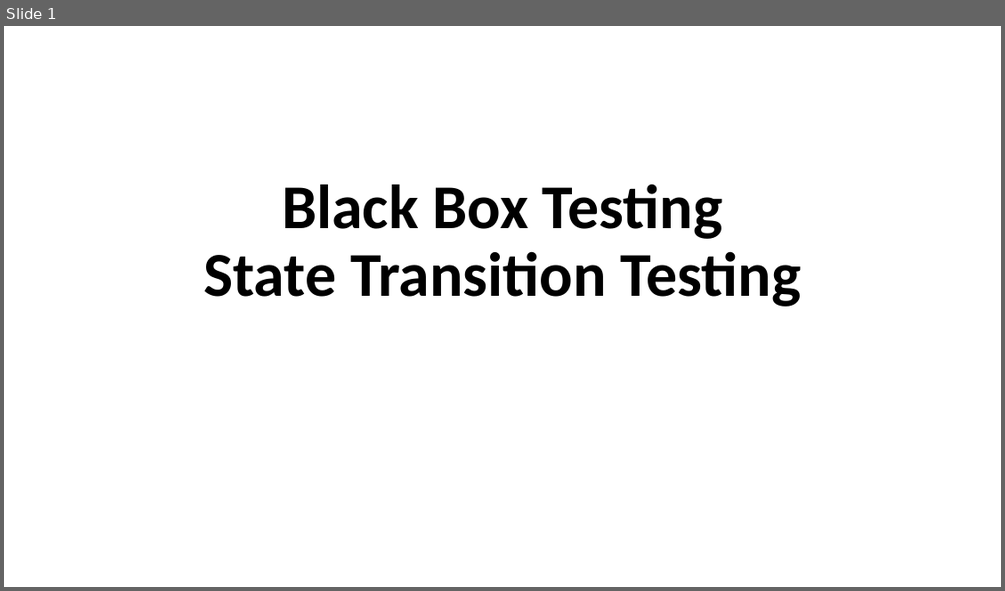
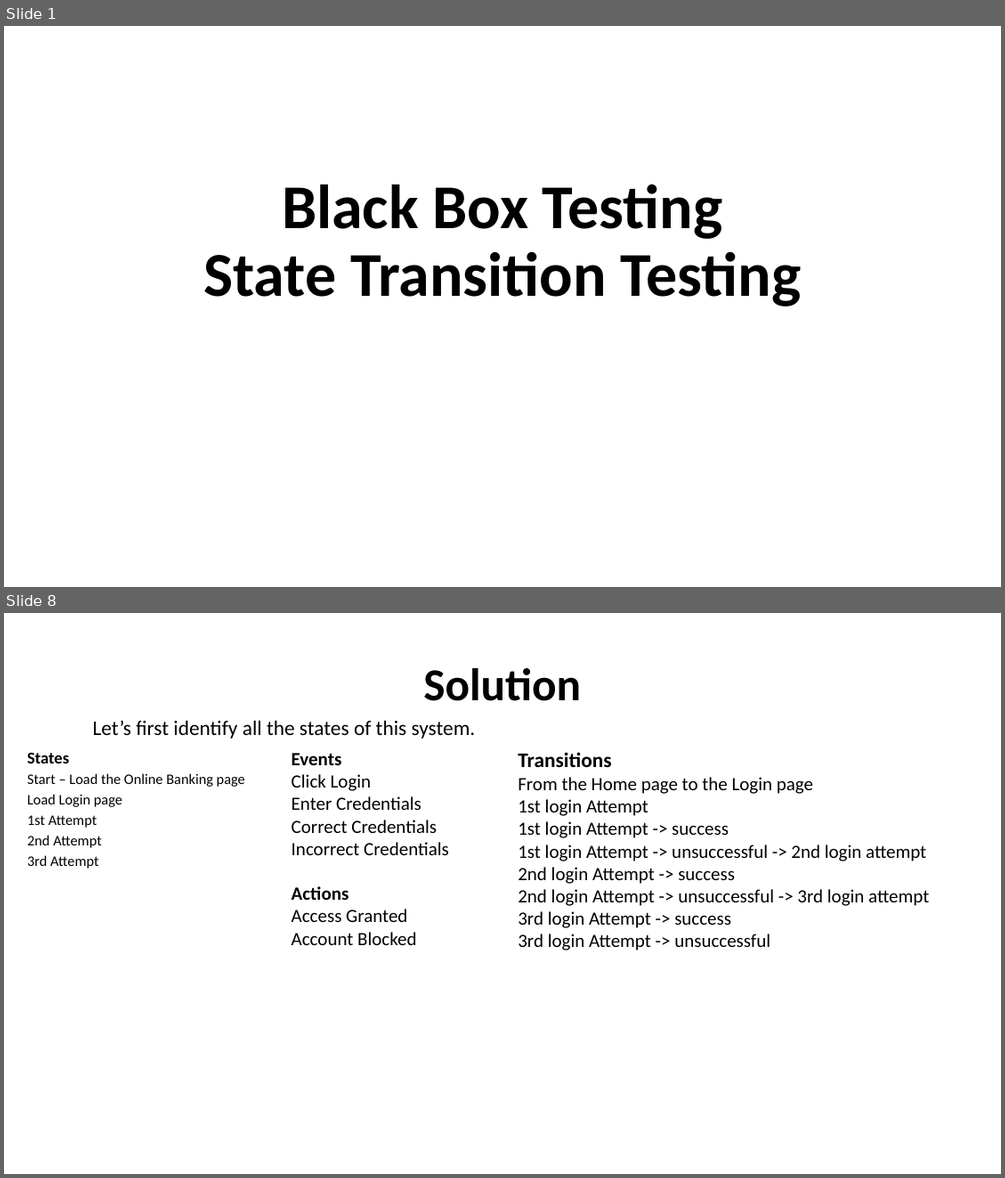
Before and after one commit to nashurgessa/Software-Testing-batch-2022-23, a slide deck: slides/L11 State_transition.pptx. Shown one above the other, each under a label of ours: slide 1 before the commit, slides 1 and 8 after it; the slides between them are not shown. The pictures are 1005x591 and 1005x1178 pixels, drawn with LibreOffice and Linux fonts; fonts in the diff are those of the drawing. Boxes give left, top, right and bottom in pixels: in the first picture for what was removed or moved away, otherwise in the second. Text is boxed around its words. In the diff, an @@ line names an element or a change of style, - is before the commit and + after.

```diff
--- a/slides/L11 State_transition.pptx
+++ b/slides/L11 State_transition.pptx
@@ slide 8 added at (4,613,1001,1174), background #FFFFFF @@
@@ title added at (423,668,581,701), 44 pt, text #000000, bold @@
+Solution
@@ text added at (93,720,476,738), 20 pt, text #000000 @@
+Let’s first identify all the states of this system.
@@ text added at (27,752,245,868), 14 pt, text #000000 @@
+States
+Start – Load the Online Banking page
+Load Login page
+1st Attempt
+2nd Attempt
+3rd Attempt
@@ text added at (291,753,449,945), 18 pt, text #000000 @@
+Events
+Click Login
+Enter Credentials
+Correct Credentials
+Incorrect Credentials
+Actions
+Access Granted
+Account Blocked
@@ text added at (518,752,929,950), 18 pt, text #000000 @@
+Transitions
+From the Home page to the Login page
+1st login Attempt
+1st login Attempt -> success
+1st login Attempt -> unsuccessful -> 2nd login attempt
+2nd login Attempt -> success
+2nd login Attempt -> unsuccessful -> 3rd login attempt
+3rd login Attempt -> success
+3rd login Attempt -> unsuccessful
```
Also in this commit, not shown: 7 slides changed, 2 other slides added, 13 other files.
